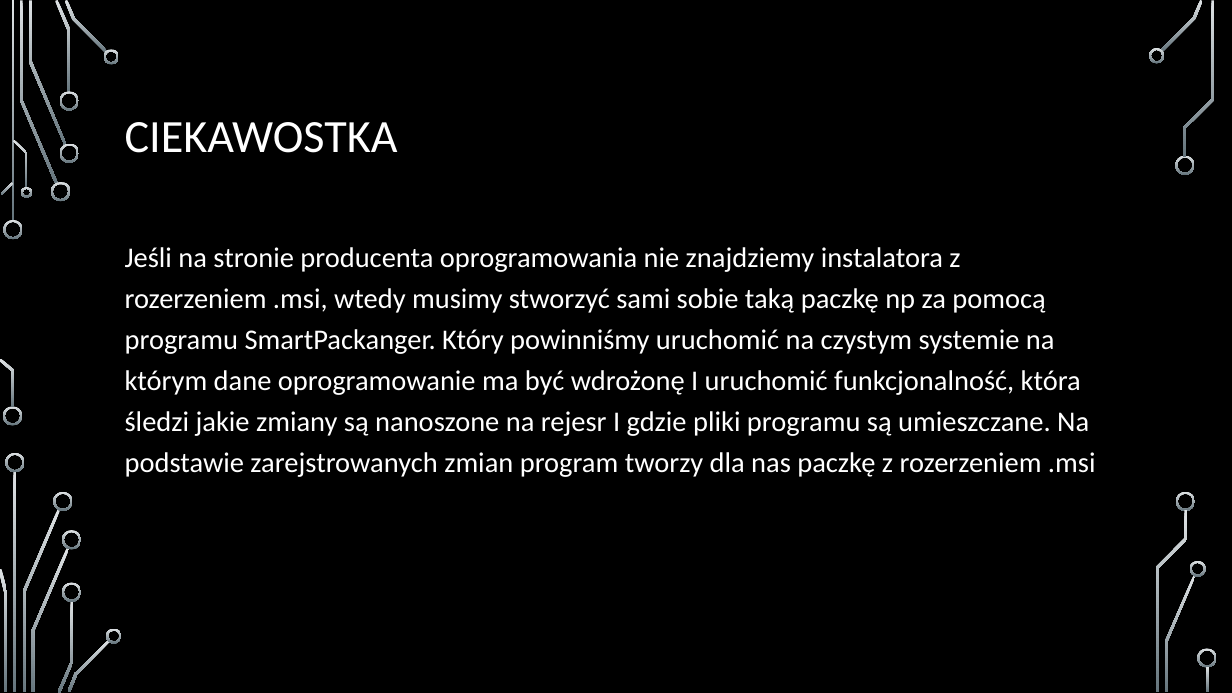
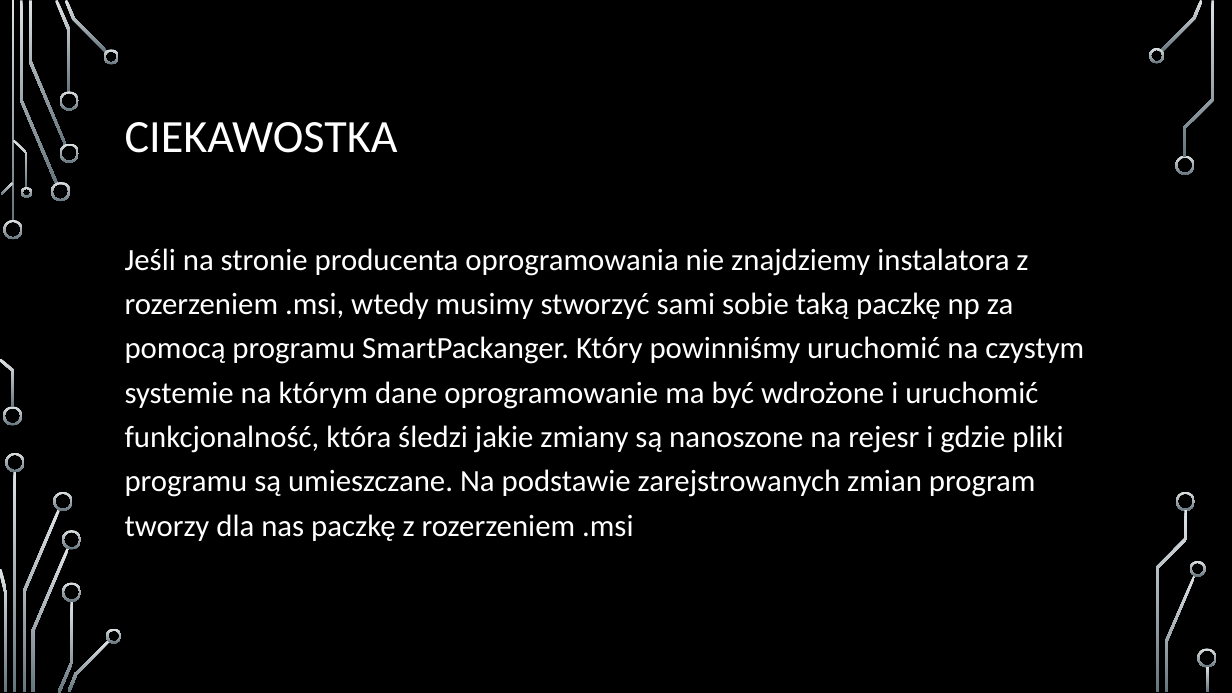
Before and after one commit to arcziko9/ZarzadzanieSystemamiInformatycznymiPOLSL, a slide deck: slide 16 of Projekt1/Adam_Kierat_Arkadiusz_Kałuża_Modul1_prezentacja.pptx. Drawn at 1232x693 pixels with LibreOffice and Linux fonts; fonts in the diff are those of the drawing; background and template pictures are left out. Boxes give left, top, right and bottom in pixels: in the first picture for what was removed or moved away, otherwise in the second. Text is boxed around its words. In the diff, an @@ line names an element or a change of style, - is before the commit and + after.

```diff
--- a/Projekt1/Adam_Kierat_Arkadiusz_Kałuża_Modul1_prezentacja.pptx
+++ b/Projekt1/Adam_Kierat_Arkadiusz_Kałuża_Modul1_prezentacja.pptx
@@ text at [125,248,1084,541]: text changed; size 22.2 to 24 pt @@
-Jeśli na stronie producenta oprogramowania nie znajdziemy instalatora z rozerzeniem .msi, wtedy musimy stworzyć sami sobie taką paczkę np za pomocą programu SmartPackanger. Który powinniśmy uruchomić na czystym systemie na którym dane oprogramowanie ma być wdrożonę I uruchomić funkcjonalność, która śledzi jakie zmiany są nanoszone na rejesr I gdzie pliki programu są umieszczane. Na podstawie zarejstrowanych zmian program tworzy dla nas paczkę z rozerzeniem .msi
+Jeśli na stronie producenta oprogramowania nie znajdziemy instalatora z rozerzeniem .msi, wtedy musimy stworzyć sami sobie taką paczkę np za pomocą programu SmartPackanger. Który powinniśmy uruchomić na czystym systemie na którym dane oprogramowanie ma być wdrożone i uruchomić funkcjonalność, która śledzi jakie zmiany są nanoszone na rejesr i gdzie pliki programu są umieszczane. Na podstawie zarejstrowanych zmian program tworzy dla nas paczkę z rozerzeniem .msi
```
Also in this commit, not shown: 1 other slide changed, 4 other files.
